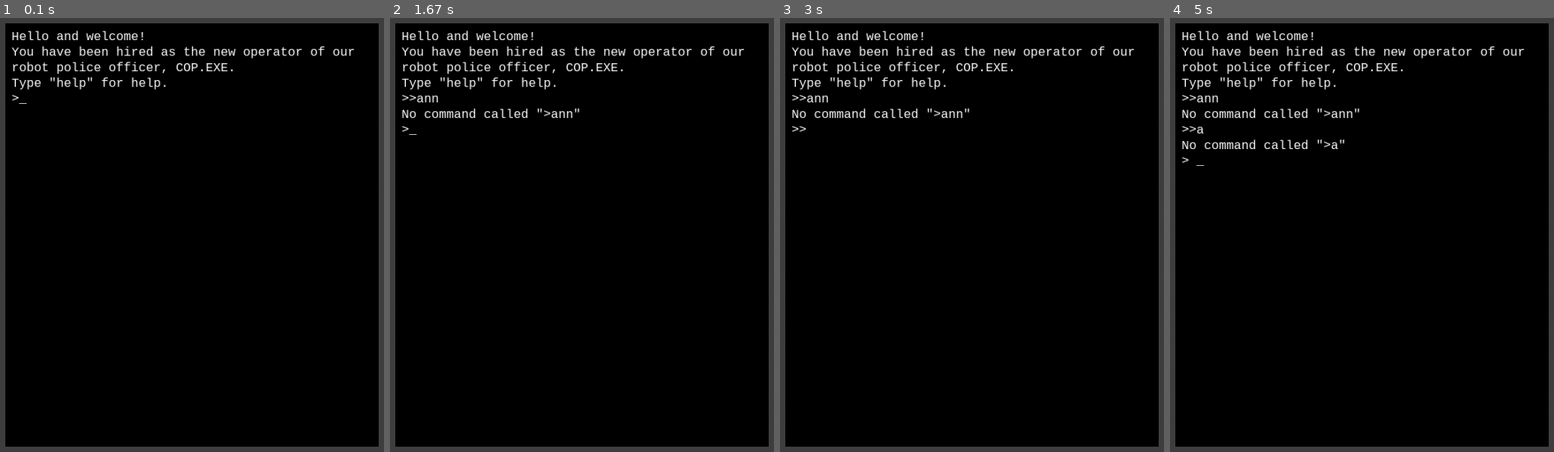
Above: before the commit, frames 1-4 (left to right).
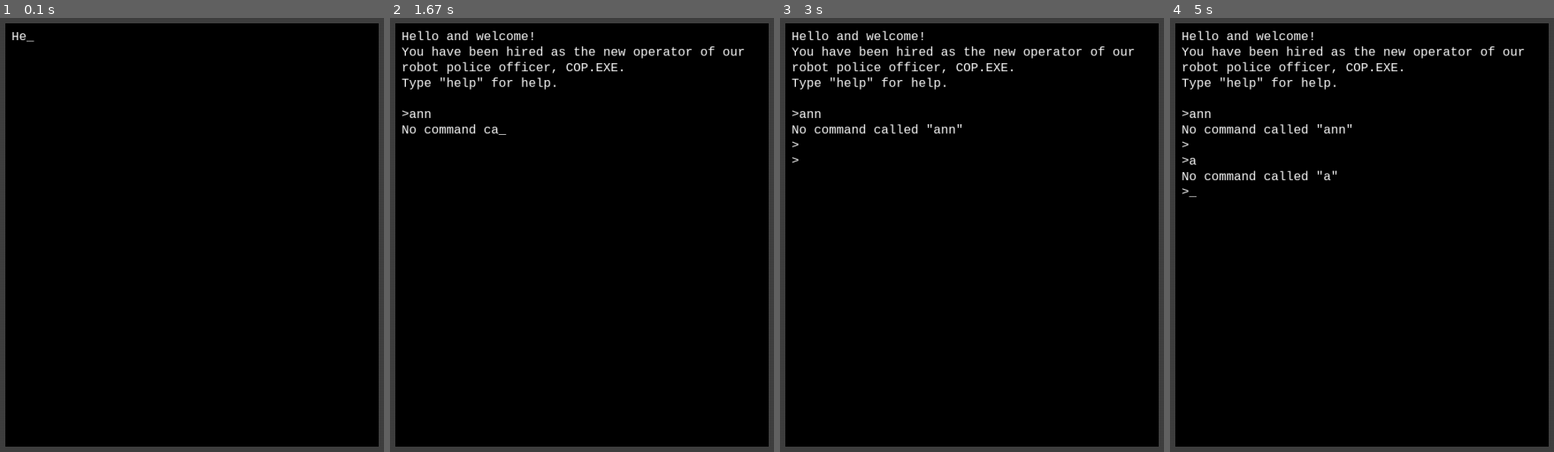
Above: after the commit, the same moments.

Repository: Gaming32/COP.EXE
Game: pygame game, started from cop_exe/__main__.py
Two runs of this game, one before a commit and one after it. Both use one fixed random seed, a clock stepped at 60 frames per second and the inputs below.
Inputs:
- Up to frame 1 (0.1 s): no input
- Up to frame 2 (1.67 s): tap Enter at 0.33, 1 s; type "ann" at 0.67 s
- Up to frame 3 (3 s): tap Enter at 2.72 s
- Up to frame 4 (5 s): type "a" at 4.15 s; tap Enter at 4.28 s; tap Space at 4.7 s

The runs differ from the first frame. In frame 1, 1.9% of the frame differs, in the area x 2-93%, y 2-20%; in frame 2, 0.8%; in frame 3, 1.0%; in frame 4, 1.8%.

Commit message:
great console

Diff:
--- a/cop_exe/__main__.py
+++ b/cop_exe/__main__.py
@@ -14,10 +14,30 @@
 pygame.display.set_caption('COP.EXE')
 
 
+global_vars.coroutines = []
+global_vars.pressed_keys = set()
+
+
+def start():
+    global_vars.allow_typing = False
+    yield from box.slow_print(START_TEXT.strip())
+    box.print('\n>', end='')
+    global_vars.allow_typing = True
+
+
+def execute(func, *args, **kwargs):
+    def wrapper():
+        global_vars.allow_typing = False
+        yield from func(*args, **kwargs)
+        box.print('>', end='')
+        global_vars.allow_typing = True
+    global_vars.coroutines.append(wrapper())
+
+
 pygame.key.set_repeat()
-box = TextBox(Rect(660, 20, 600, 680), START_TEXT.strip())
-global_vars.allow_typing = True
+box = TextBox(Rect(660, 20, 600, 680))
 global_vars.text_box = box
+global_vars.coroutines.append(start())
 
 
 clock = pygame.time.Clock()
@@ -32,6 +52,7 @@
         if event.type == QUIT:
             running = False
         elif event.type == KEYDOWN:
+            global_vars.pressed_keys.add(event.key)
             if global_vars.allow_typing:
                 if event.key == K_BACKSPACE:
                     if len(box.text[-1]) > 1:
@@ -43,27 +64,26 @@
                         else:
                             box.text[-1] = box.text[-1][:-1]
                 elif event.key == K_RETURN:
-                    global_vars.allow_typing = False
+                    box.text.append('')
                     try:
-                        command = shlex.split(box.text[-1].removeprefix('>'))
+                        command = shlex.split(box.text[-2].removeprefix('>'))
                     except Exception as e:
                         box.print('Parse error:', e)
                     else:
                         if not command:
-                            pass
+                            box.text[-1] += '>'
                         elif command[0] == 'echo':
-                            box.print(*command[1:])
+                            execute(box.slow_print, *command[1:])
                         elif command[0] == 'help':
-                            box.print(HELP_TEXT)
+                            execute(box.slow_print, HELP_TEXT)
                         elif command[0] == 'credits':
-                            box.print(CREDITS)
+                            execute(box.slow_print, CREDITS)
                         else:
-                            box.print(f'No command called "{command[0]}"')
-                    box.text[-1] += '>'
-                    global_vars.allow_typing = True
+                            execute(box.slow_print, f'No command called "{command[0]}"')
         elif event.type == TEXTINPUT and global_vars.allow_typing:
             box.text[-1] += event.text
         elif event.type == KEYUP:
+            global_vars.pressed_keys.discard(event.key)
             if event.key == K_F11:
                 fullscreen = not fullscreen
                 flags = (FULLSCREEN | SCALED) if fullscreen else 0
@@ -72,6 +92,12 @@
                 screen = pygame.display.set_mode(WINDOW_SIZE, flags)
                 global_vars.screen = screen
 
+    to_keep = []
+    for coroutine in global_vars.coroutines:
+        if next(coroutine, '__marker__') != '__marker__':
+            to_keep.append(coroutine)
+    global_vars.coroutines[:] = to_keep
+
     screen.fill(CLEAR_COLOR)
     box.render(screen)
 
--- /dev/null
+++ b/cop_exe/co_utils.py
@@ -0,0 +1,8 @@
+from cop_exe import global_vars
+
+
+def co_sleep(time: float):
+    already = 0
+    while already < time:
+        yield
+        already += global_vars.delta
--- a/cop_exe/global_vars.py
+++ b/cop_exe/global_vars.py
@@ -1,3 +1,4 @@
+from typing import Generator
 from pygame import Surface
 
 
@@ -5,3 +6,5 @@
 screen: Surface
 allow_typing: bool
 text_box = 'TextBox'
+coroutines: list[Generator]
+pressed_keys: set[int]
--- a/cop_exe/text_box.py
+++ b/cop_exe/text_box.py
@@ -4,6 +4,7 @@
 from pygame.font import Font, SysFont
 from cop_exe.pygame_import import *
 from cop_exe import global_vars
+from cop_exe.co_utils import co_sleep
 
 
 OFFSET = Vector2(10, 10)
@@ -20,13 +21,9 @@
     blinked: float
     blink_on: bool
 
-    def __init__(self, rect: Rect, start_text: Optional[str] = None) -> None:
+    def __init__(self, rect: Rect, start_text: Optional[str] = '') -> None:
         self.rect = rect
-        if start_text is None:
-            self.text = ['>']
-        else:
-            self.text = start_text.split('\n')
-            self.text.append('>')
+        self.text = start_text.split('\n')
         self.blinked = 0
         self.blink_on = True
 
@@ -55,10 +52,36 @@
     def print(self, *objs, sep: str = ' ', end: str = '\n'):
         value = sep.join(str(obj) for obj in objs) + end
         sys.stdout.write(value)
-        lines = []
-        for line in value.split('\n'):
-            while len(line) > MAX_WIDTH:
-                lines.append(line[:MAX_WIDTH])
-                line = line[MAX_WIDTH:]
-            lines.append(line)
-        self.text.extend(lines)
+        xpos = 1
+        for char in value:
+            if char == '\n':
+                self.text.append('')
+                xpos = 0
+                continue
+            elif xpos > MAX_WIDTH:
+                self.text.append('')
+                xpos = 0
+            self.text[-1] += char
+            xpos += 1
+
+    def slow_print(self, *objs, sep: str = ' ', end: str = '\n', text_time: float = 0.05):
+        curpressed = global_vars.pressed_keys.copy()
+        skipped = False
+        value = sep.join(str(obj) for obj in objs) + end
+        sys.stdout.write(value)
+        xpos = 1
+        for char in value:
+            if char == '\n':
+                self.text.append('')
+                xpos = 0
+                continue
+            elif xpos > MAX_WIDTH:
+                self.text.append('')
+                xpos = 0
+            self.text[-1] += char
+            curpressed.intersection_update(global_vars.pressed_keys)
+            if global_vars.pressed_keys.difference(curpressed):
+                skipped = True
+            if not skipped:
+                yield from co_sleep(text_time)
+            xpos += 1
